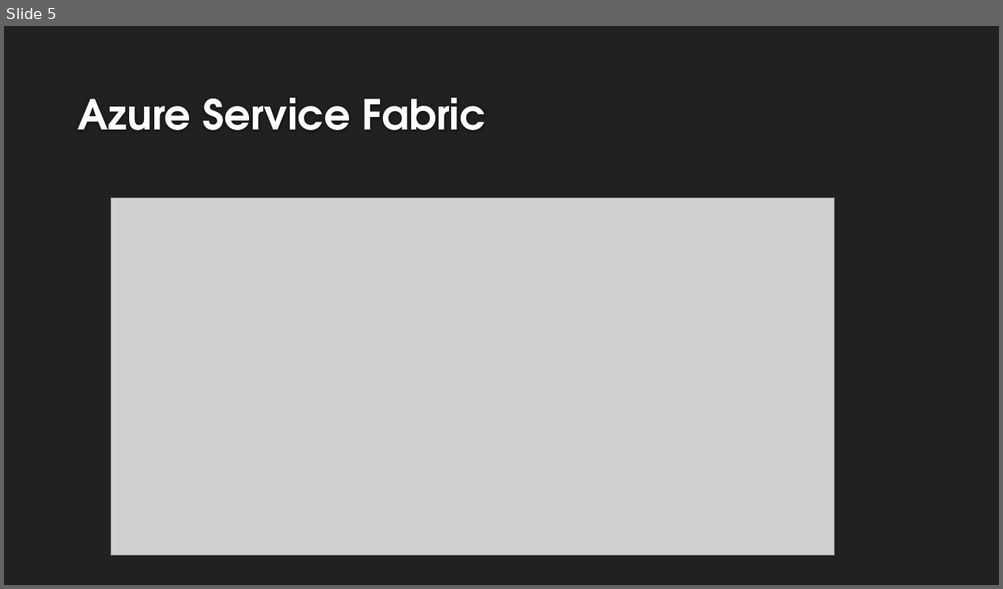
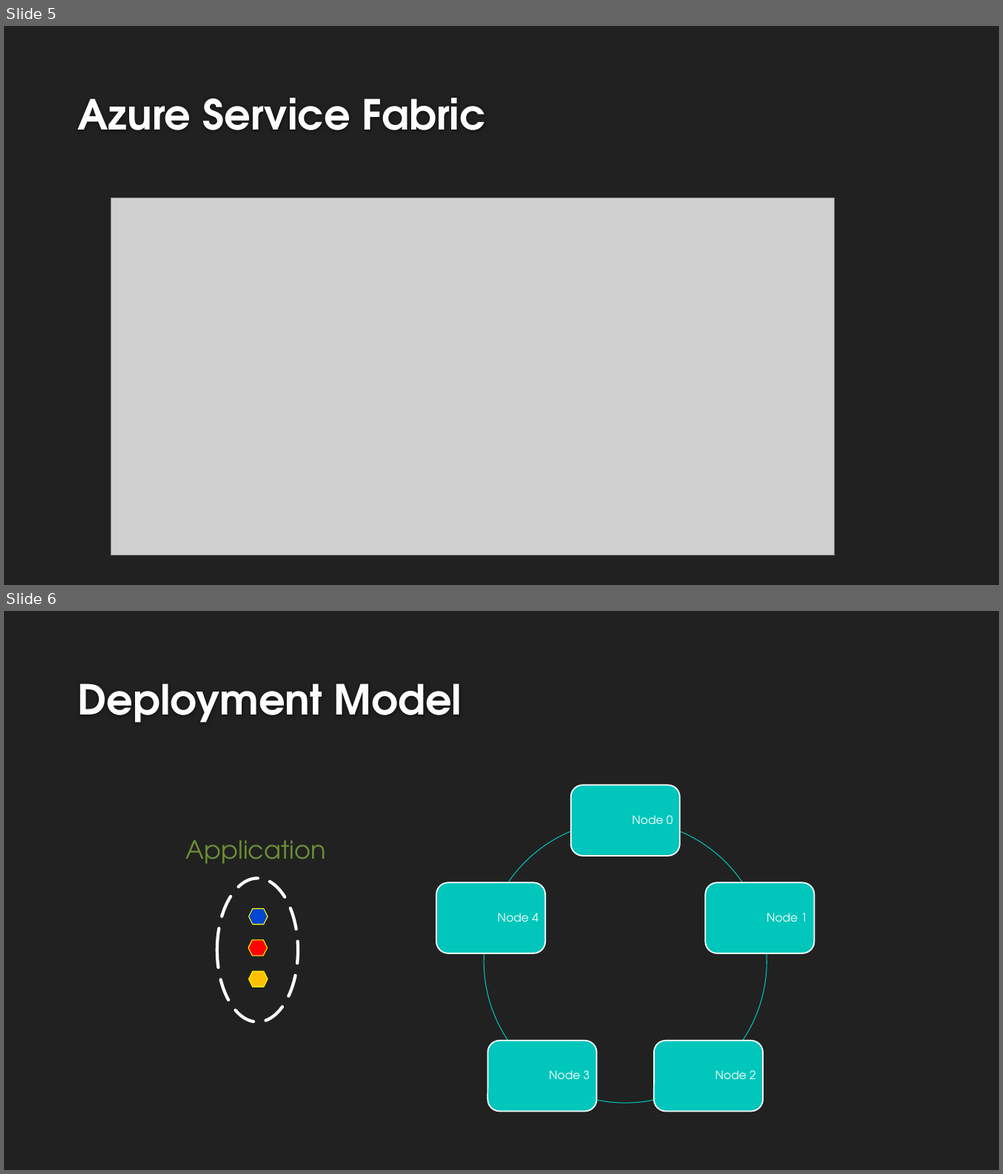
Before and after one commit to BrandonSharp/ServiceFabricDemo, a slide deck: doc/MicroservicesInServiceFabric.pptx. Shown one above the other, each under a label of ours: slide 5 before the commit, slides 5 and 6 after it. The pictures are 1003x589 and 1003x1174 pixels, drawn with LibreOffice and Linux fonts; fonts in the diff are those of the drawing; grey boxes stand for pictures; background and template pictures are left out. Boxes give left, top, right and bottom in pixels: in the first picture for what was removed or moved away, otherwise in the second. Text is boxed around its words. In the diff, an @@ line names an element or a change of style, - is before the commit and + after.

Commit message:
Updates to slide deck

```diff
--- a/doc/MicroservicesInServiceFabric.pptx
+++ b/doc/MicroservicesInServiceFabric.pptx
@@ slide 6 added at box(4, 611, 999, 1170), background #212121 @@
@@ title added at box(77, 684, 461, 723), 40 pt, text #FEFEFE, bold @@
+Deployment Model
@@ group added at box(436, 785, 814, 1112): 5 rounded rectangles, 5 texts, 5 freeform shapes @@
+Node 0
+Node 1
+Node 2
+Node 3
+Node 4
@@ text added at box(186, 840, 326, 864), 24 pt, text #6B8F35 @@
+Application
@@ ellipse added at box(217, 879, 298, 1023), outline #FFFFFF 3 pt dashed @@
@@ hexagon added at box(249, 908, 267, 924), fill #0046D2 @@
@@ hexagon added at box(249, 908, 267, 924), fill #0046D2, outline #FFFF00 0.75 pt @@
@@ hexagon added at box(248, 940, 267, 956), fill #FF0000 @@
@@ hexagon added at box(248, 940, 267, 956), fill #FF0000, outline #FFFF00 0.75 pt @@
@@ hexagon added at box(249, 971, 267, 987), fill #FFC000 @@
@@ hexagon added at box(249, 971, 267, 987), fill #FFC000, outline #FFFF00 0.75 pt @@
```
